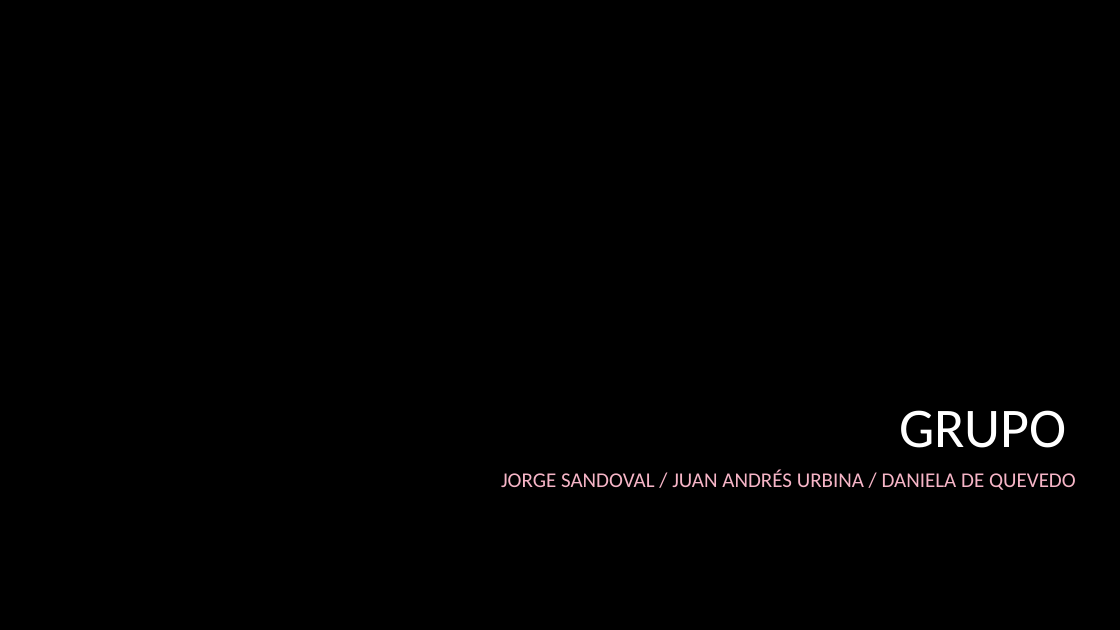
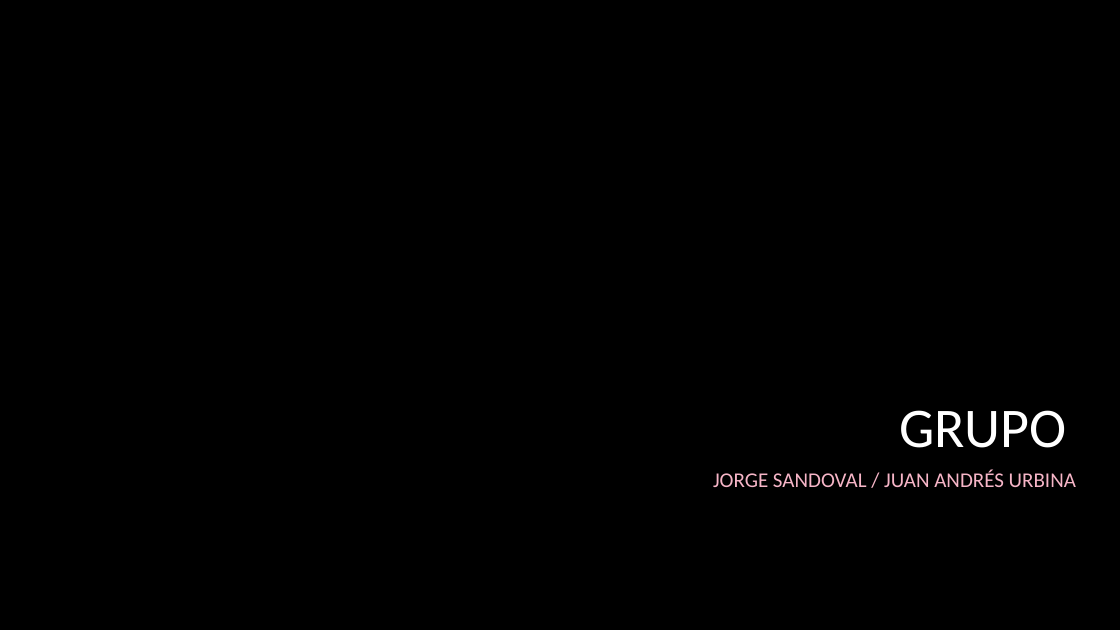
Before and after one commit to jsandovh/Mlops_UAI_2024, a slide deck: slide 8 of TAREA FINAL - MLOps Engineering 2024.pptx (slide 5 before the commit). Drawn at 1120x630 pixels with LibreOffice and Linux fonts; fonts in the diff are those of the drawing; background and template pictures are left out. Boxes give left, top, right and bottom in pixels: in the first picture for what was removed or moved away, otherwise in the second. Text is boxed around its words. In the diff, an @@ line names an element or a change of style, - is before the commit and + after.

```diff
--- a/TAREA FINAL - MLOps Engineering 2024.pptx
+++ b/TAREA FINAL - MLOps Engineering 2024.pptx
@@ subtitle at <box>713,470,1076,487</box>: text changed @@
-JORGE SANDOVAL / JUAN ANDRÉS URBINA / DANIELA DE QUEVEDO
+JORGE SANDOVAL / JUAN ANDRÉS URBINA
```
Also in this commit, not shown: 1 other slide changed, 3 slides added.
